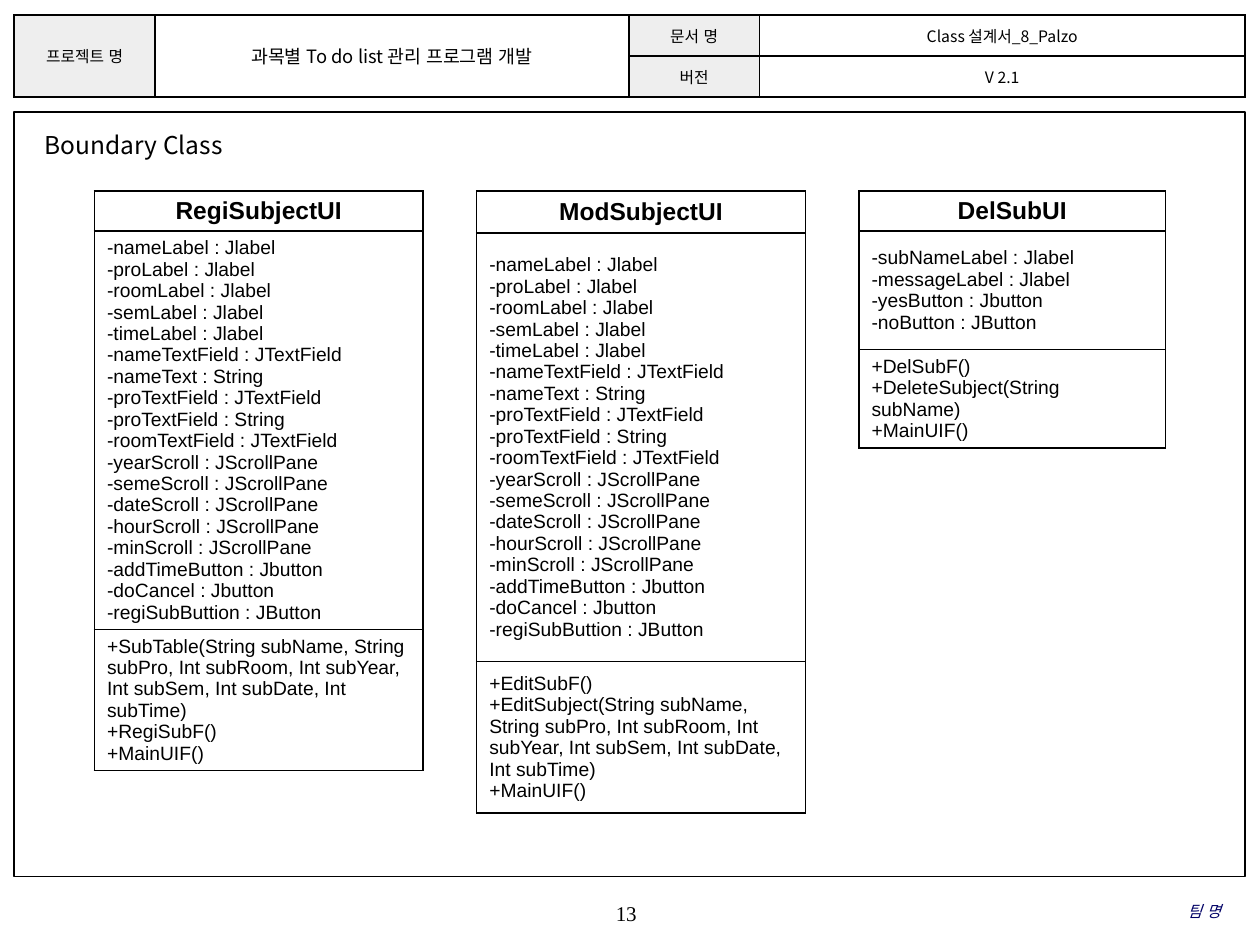
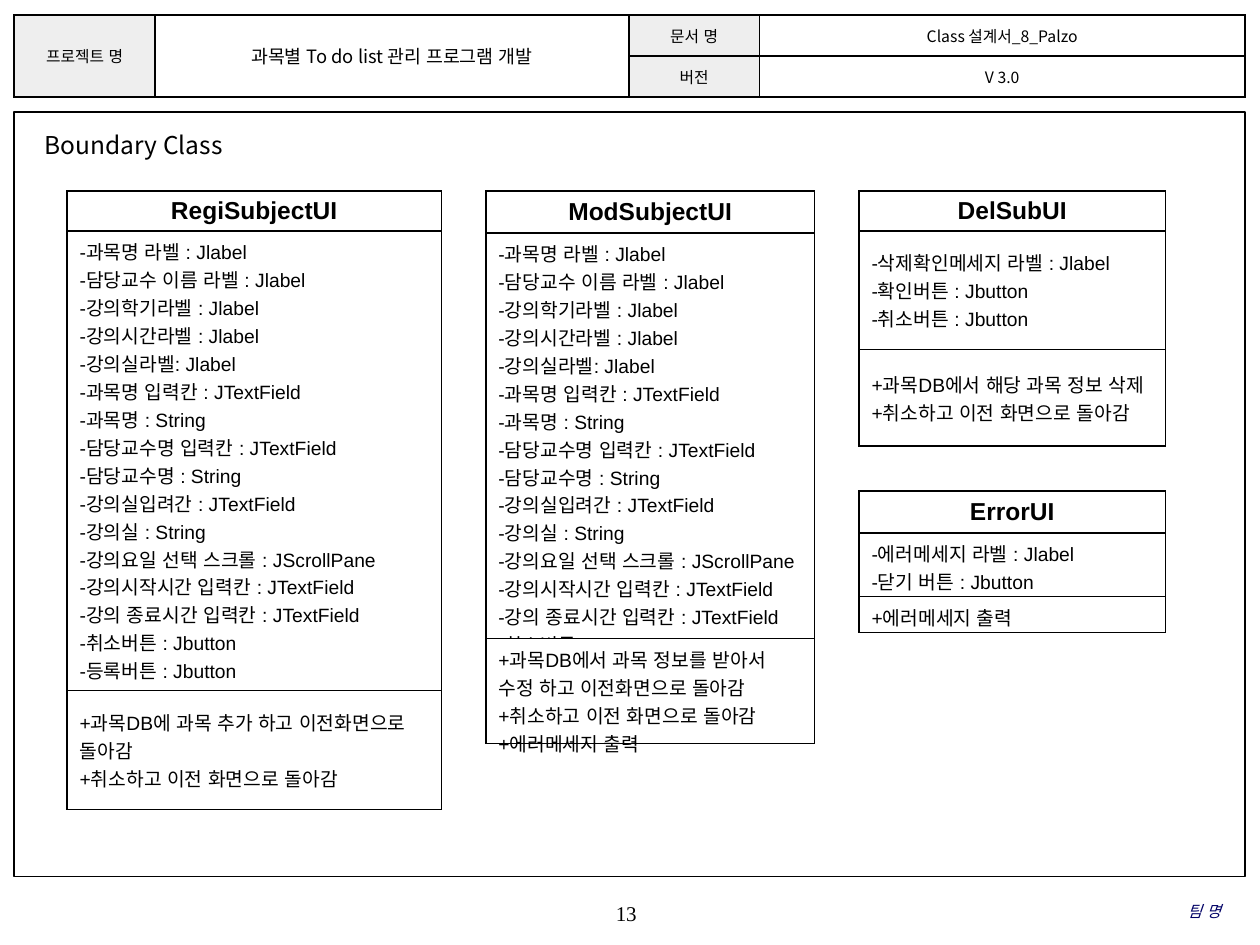
Before and after one commit to SMU-SE-Admin/18-1_8_PALZO_Doc, a slide deck: slide 13 of 03 설계/Class 설계서_8_Palzo.pptx. Drawn at 1260x945 pixels with LibreOffice and Linux fonts; fonts in the diff are those of the drawing; background and template pictures are left out. Boxes give left, top, right and bottom in pixels: in the first picture for what was removed or moved away, otherwise in the second. Text is boxed around its words. In the diff, an @@ line names an element or a change of style, - is before the commit and + after.

Commit message:
#1101 Class 설계서 작성
클래스 속성 및 메소드 한글화, 수정
에러 UI 클래스 추가

```diff
--- a/03 설계/Class 설계서_8_Palzo.pptx
+++ b/03 설계/Class 설계서_8_Palzo.pptx
@@ table at (14,15,1245,97) @@
-row 2, column 4: V 2.1
+row 2, column 4: V 3.0
@@ table at (67,190,441,792) @@
-row 2, column 1: -nameLabel : Jlabel / -proLabel : Jlabel / -roomLabel : Jlabel / -semLabel : Jlabel / -timeLabel : Jlabel / -nameTextField : JTextField / -nameText : String / -proTextField : JTextField / -proTextField : String / -roomTextField : JTextField / -yearScroll : JScrollPane / -semeScroll : JScrollPane / -dateScroll : JScrollPane / -hourScroll : JScrollPane / -minScroll : JScrollPane / -addTimeButton : Jbutton / -doCancel : Jbutton / -regiSubButtion : JButton
+row 2, column 1: -과목명 라벨 : Jlabel / -담당교수 이름 라벨 : Jlabel / -강의학기라벨 : Jlabel / -강의시간라벨 : Jlabel / -강의실라벨: Jlabel / -과목명 입력칸 : JTextField / -과목명 : String / -담당교수명 입력칸 : JTextField / -담당교수명 : String / -강의실입려간 : JTextField / -강의실 : String / -강의요일 선택 스크롤 : JScrollPane / -강의시작시간 입력칸 : JTextField / -강의 종료시간 입력칸 : JTextField / -취소버튼 : Jbutton / -등록버튼 : Jbutton
-row 3, column 1: +SubTable(String subName, String subPro, Int subRoom, Int subYear, Int subSem, Int subDate, Int subTime) / +RegiSubF() / +MainUIF()
+row 3, column 1: +과목DB에 과목 추가 하고 이전화면으로 돌아감 / +취소하고 이전 화면으로 돌아감
@@ table: place and size @@
-table at (94,190,423,811)
+table at (67,190,441,792)
@@ table at (486,190,815,789) @@
-row 2, column 1: -nameLabel : Jlabel / -proLabel : Jlabel / -roomLabel : Jlabel / -semLabel : Jlabel / -timeLabel : Jlabel / -nameTextField : JTextField / -nameText : String / -proTextField : JTextField / -proTextField : String / -roomTextField : JTextField / -yearScroll : JScrollPane / -semeScroll : JScrollPane / -dateScroll : JScrollPane / -hourScroll : JScrollPane / -minScroll : JScrollPane / -addTimeButton : Jbutton / -doCancel : Jbutton / -regiSubButtion : JButton
+row 2, column 1: -과목명 라벨 : Jlabel / -담당교수 이름 라벨 : Jlabel / -강의학기라벨 : Jlabel / -강의시간라벨 : Jlabel / -강의실라벨: Jlabel / -과목명 입력칸 : JTextField / -과목명 : String / -담당교수명 입력칸 : JTextField / -담당교수명 : String / -강의실입려간 : JTextField / -강의실 : String / -강의요일 선택 스크롤 : JScrollPane / -강의시작시간 입력칸 : JTextField / -강의 종료시간 입력칸 : JTextField / -취소버튼 : Jbutton / -변경버튼 : Jbutton
-row 3, column 1: +EditSubF() / +EditSubject(String subName, String subPro, Int subRoom, Int subYear, Int subSem, Int subDate, Int subTime) / +MainUIF()
+row 3, column 1: +과목DB에서 과목 정보를 받아서 수정 하고 이전화면으로 돌아감 / +취소하고 이전 화면으로 돌아감 / +에러메세지 출력
@@ table: place and size @@
-table at (476,190,805,811)
+table at (486,190,815,789)
@@ table at (859,190,1166,456) @@
-row 2, column 1: -subNameLabel : Jlabel / -messageLabel : Jlabel / -yesButton : Jbutton / -noButton : JButton
+row 2, column 1: -삭제확인메세지 라벨 : Jlabel / -확인버튼 : Jbutton / -취소버튼 : Jbutton
-row 3, column 1: +DelSubF() / +DeleteSubject(String subName) / +MainUIF()
+row 3, column 1: +과목DB에서 해당 과목 정보 삭제 / +취소하고 이전 화면으로 돌아감
@@ table added at (859,491,1166,633), 3 rows, 1 columns @@
+ErrorUI
+-에러메세지 라벨 : Jlabel / -닫기 버튼 : Jbutton
++에러메세지 출력
```
Also in this commit, not shown: 10 other slides changed, 2 slides added, 2 slides removed.
